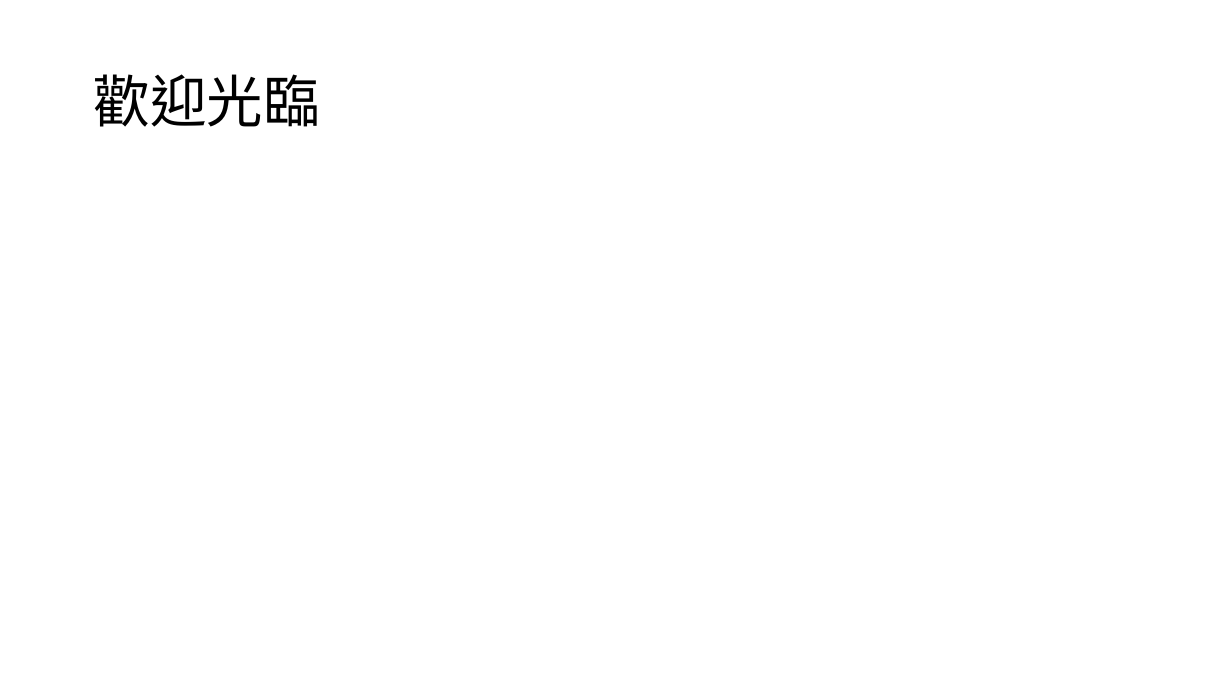
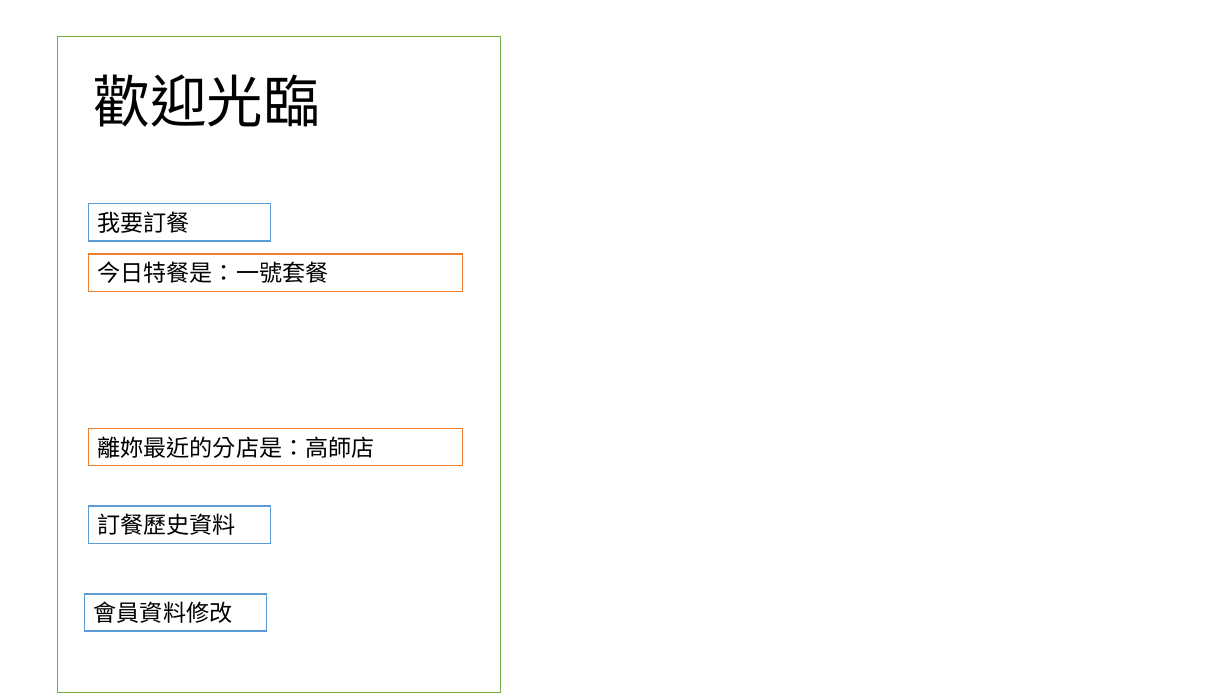
Before and after one commit to MrBearTW/NKNU_webapp, a slide deck: slide 8 of project/架構.ppt. Drawn at 1232x693 pixels with LibreOffice and Linux fonts; fonts in the diff are those of the drawing. Boxes give left, top, right and bottom in pixels: in the first picture for what was removed or moved away, otherwise in the second. Text is boxed around its words. In the diff, an @@ line names an element or a change of style, - is before the commit and + after.

```diff
--- a/project/架構.ppt
+++ b/project/架構.ppt
@@ rectangle added at (58,37,501,693), outline #70AD47 0.99 pt @@
@@ rectangle added at (89,204,271,241), fill #FFFFFF, outline #5B9BD5 0.99 pt, 18 pt, text #000000 @@
+我要訂餐
@@ rectangle added at (89,254,463,291), fill #FFFFFF, outline #ED7D31 0.99 pt, 18 pt, text #000000 @@
+今日特餐是：一號套餐
@@ rectangle added at (89,429,463,465), fill #FFFFFF, outline #ED7D31 0.99 pt, 18 pt, text #000000 @@
+離妳最近的分店是：高師店
@@ rectangle added at (89,506,271,543), fill #FFFFFF, outline #5B9BD5 0.99 pt, 18 pt, text #000000 @@
+訂餐歷史資料
@@ rectangle added at (85,594,267,631), fill #FFFFFF, outline #5B9BD5 0.99 pt, 18 pt, text #000000 @@
+會員資料修改
```
Also in this commit, not shown: 1 other slide changed, 27 other files.
